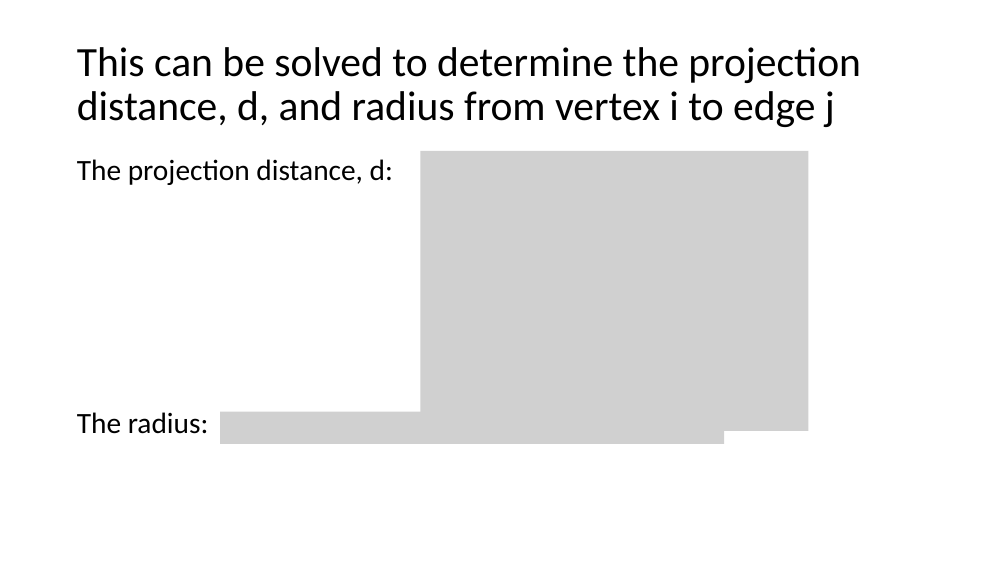
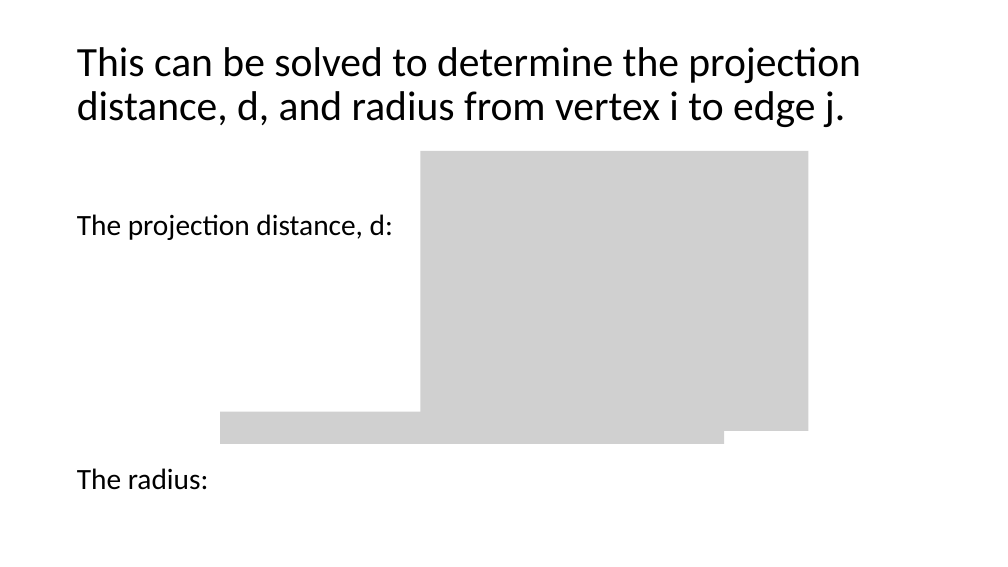
Before and after one commit to ivsg-psu/ivsg-psu-PathPlanning_MapTools_VertexSkeleton, a slide deck: slide 29 of Documents/VertexSkeletonClassLibrary.pptx (slide 28 before the commit). Drawn at 1008x567 pixels with LibreOffice and Linux fonts; fonts in the diff are those of the drawing; grey boxes stand for pictures. Boxes give left, top, right and bottom in pixels: in the first picture for what was removed or moved away, otherwise in the second. Text is boxed around its words. In the diff, an @@ line names an element or a change of style, - is before the commit and + after.

```diff
--- a/Documents/VertexSkeletonClassLibrary.pptx
+++ b/Documents/VertexSkeletonClassLibrary.pptx
@@ title at [77,47,861,127]: text changed @@
-This can be solved to determine the projection distance, d, and radius from vertex i to edge j
+This can be solved to determine the projection distance, d, and radius from vertex i to edge j.
@@ text "The projection distance, d:": place and size @@
-text "The projection distance, d:" at [77,159,393,434]
+text "The projection distance, d:" at [77,214,393,490]
```
Also in this commit, not shown: 4 other slides changed, 3 slides added, 1 slide removed, 15 other files.
